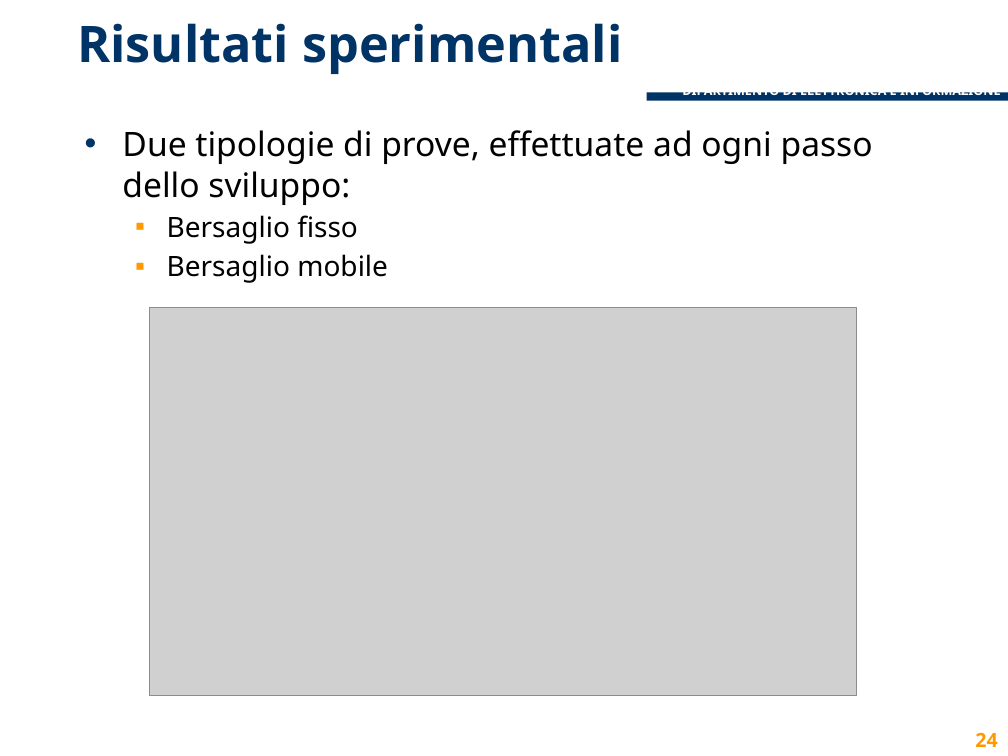
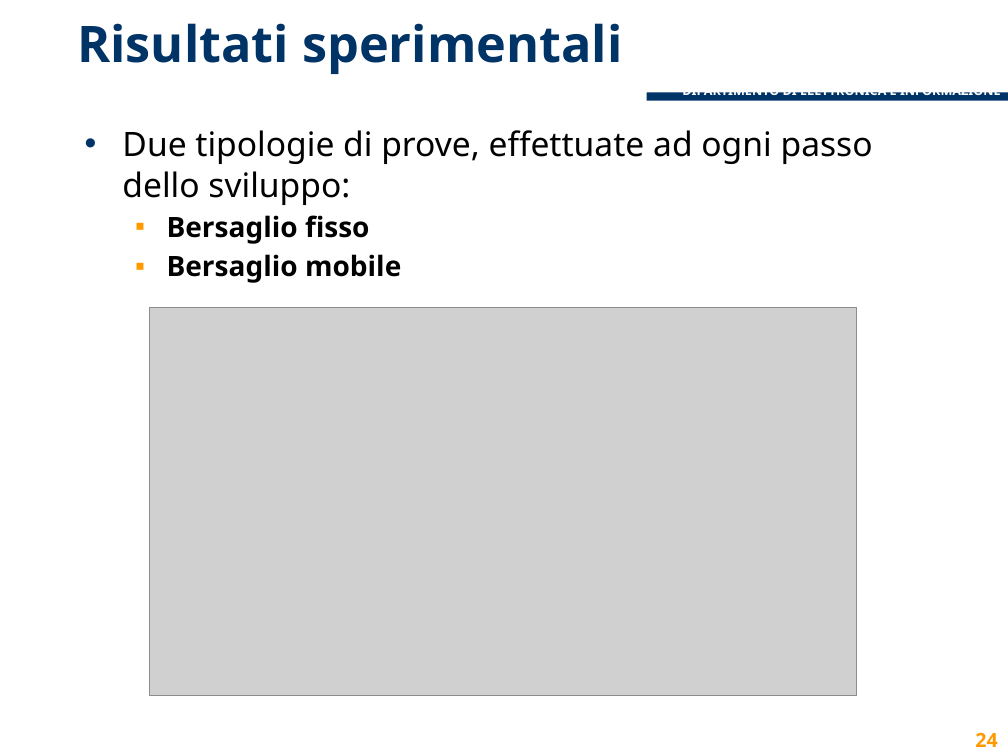
Before and after one commit to lcavagnispolimi/thesis_latex, a slide deck: slide 24 of presentazione_discussione.pptx. Drawn at 1008x756 pixels with LibreOffice and Linux fonts; fonts in the diff are those of the drawing; grey boxes stand for pictures; background and template pictures are left out. Boxes give left, top, right and bottom in pixels: in the first picture for what was removed or moved away, otherwise in the second. Text is boxed around its words. In the diff, an @@ line names an element or a change of style, - is before the commit and + after.

```diff
--- a/presentazione_discussione.pptx
+++ b/presentazione_discussione.pptx
@@ text at (x1=167, y1=215, x2=401, y2=283): bold on in "Bersaglio fisso", "Bersaglio mobile" @@
```
Also in this commit, not shown: 4 other slides changed, 1 slide added, 1 slide removed.
